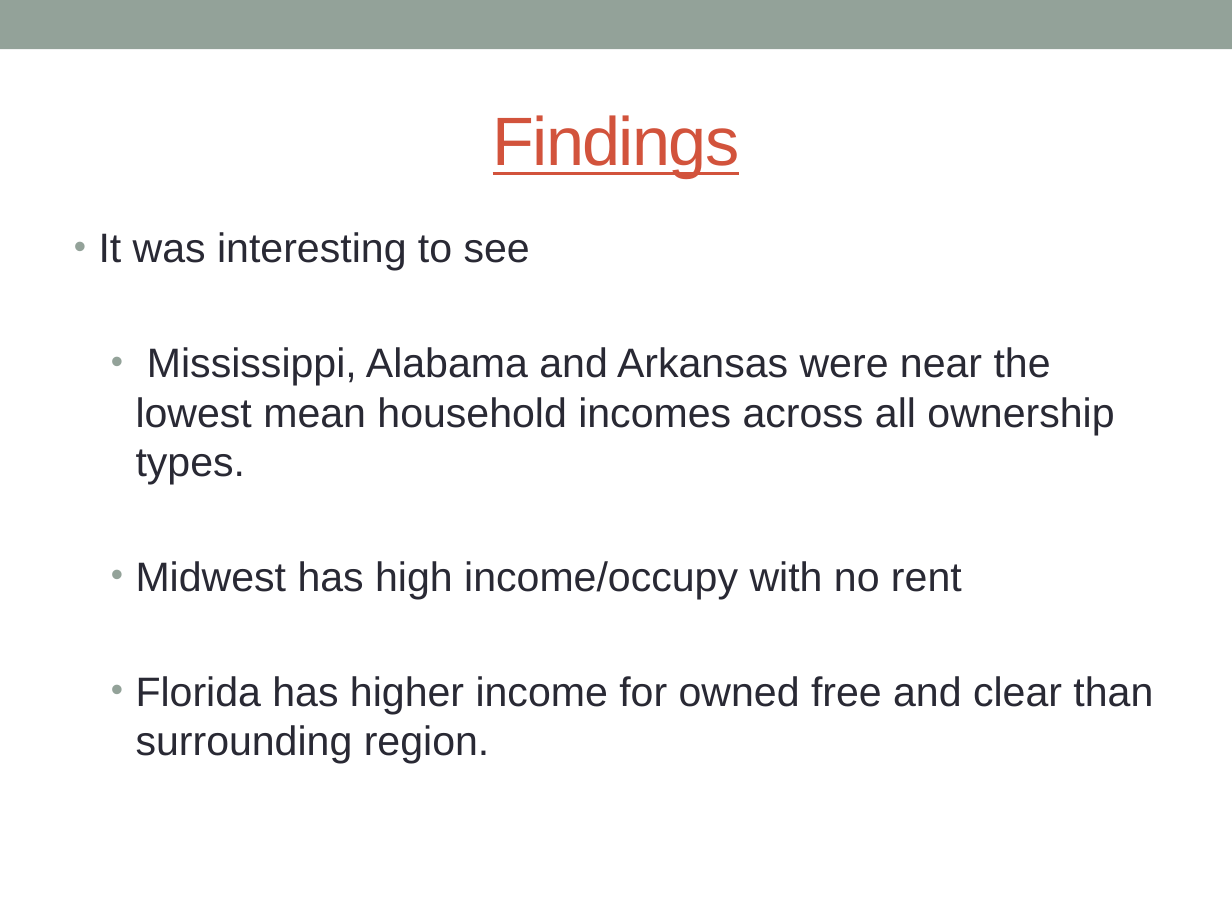
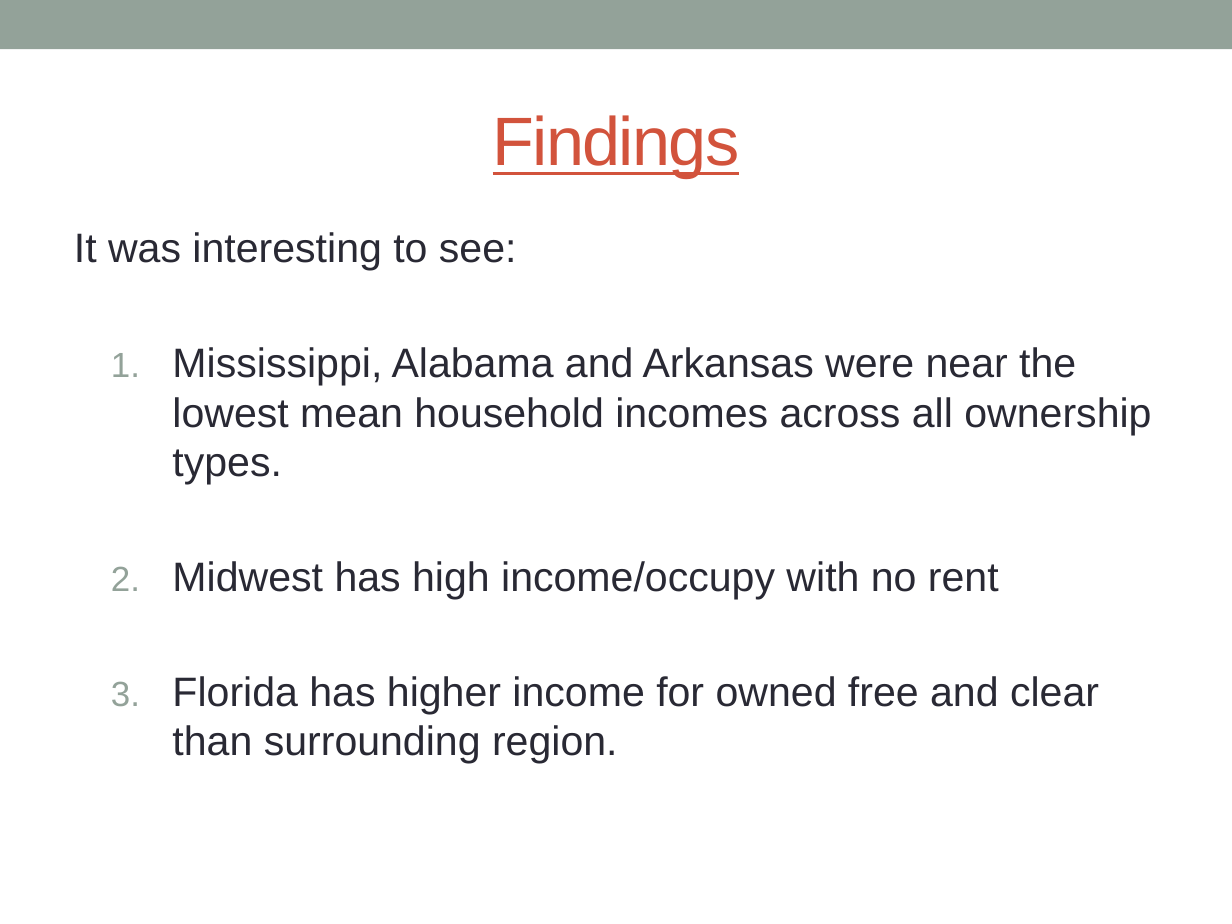
Before and after one commit to andy-olstad/599-POGS, a slide deck: slide 10 of Project 1 Powerpoint Jasmine Edit.pptx. Drawn at 1232x924 pixels with LibreOffice and Linux fonts; fonts in the diff are those of the drawing. Boxes give left, top, right and bottom in pixels: in the first picture for what was removed or moved away, otherwise in the second. Text is boxed around its words. In the diff, an @@ line names an element or a change of style, - is before the commit and + after.

```diff
--- a/Project 1 Powerpoint Jasmine Edit.pptx
+++ b/Project 1 Powerpoint Jasmine Edit.pptx
@@ text at [74, 232, 517, 271]: text changed @@
-• It was interesting to see
+It was interesting to see:
@@ text at [172, 347, 1151, 763]: bullet • to 1. @@
```
Also in this commit, not shown: 7 other slides changed, 1 slide removed.
